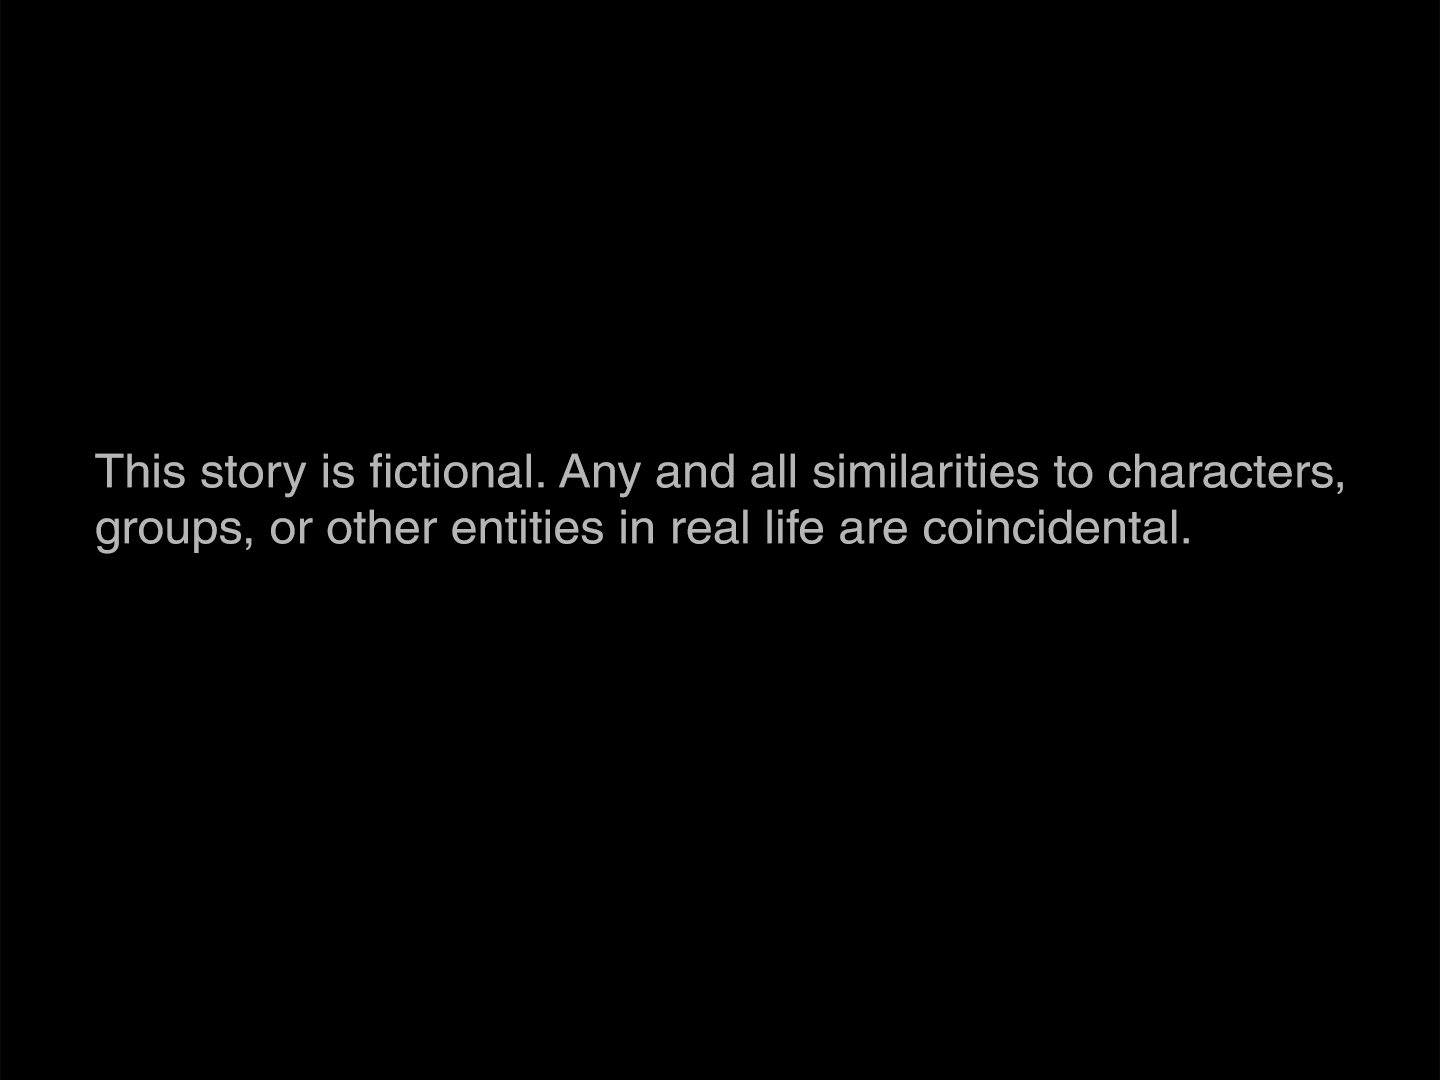
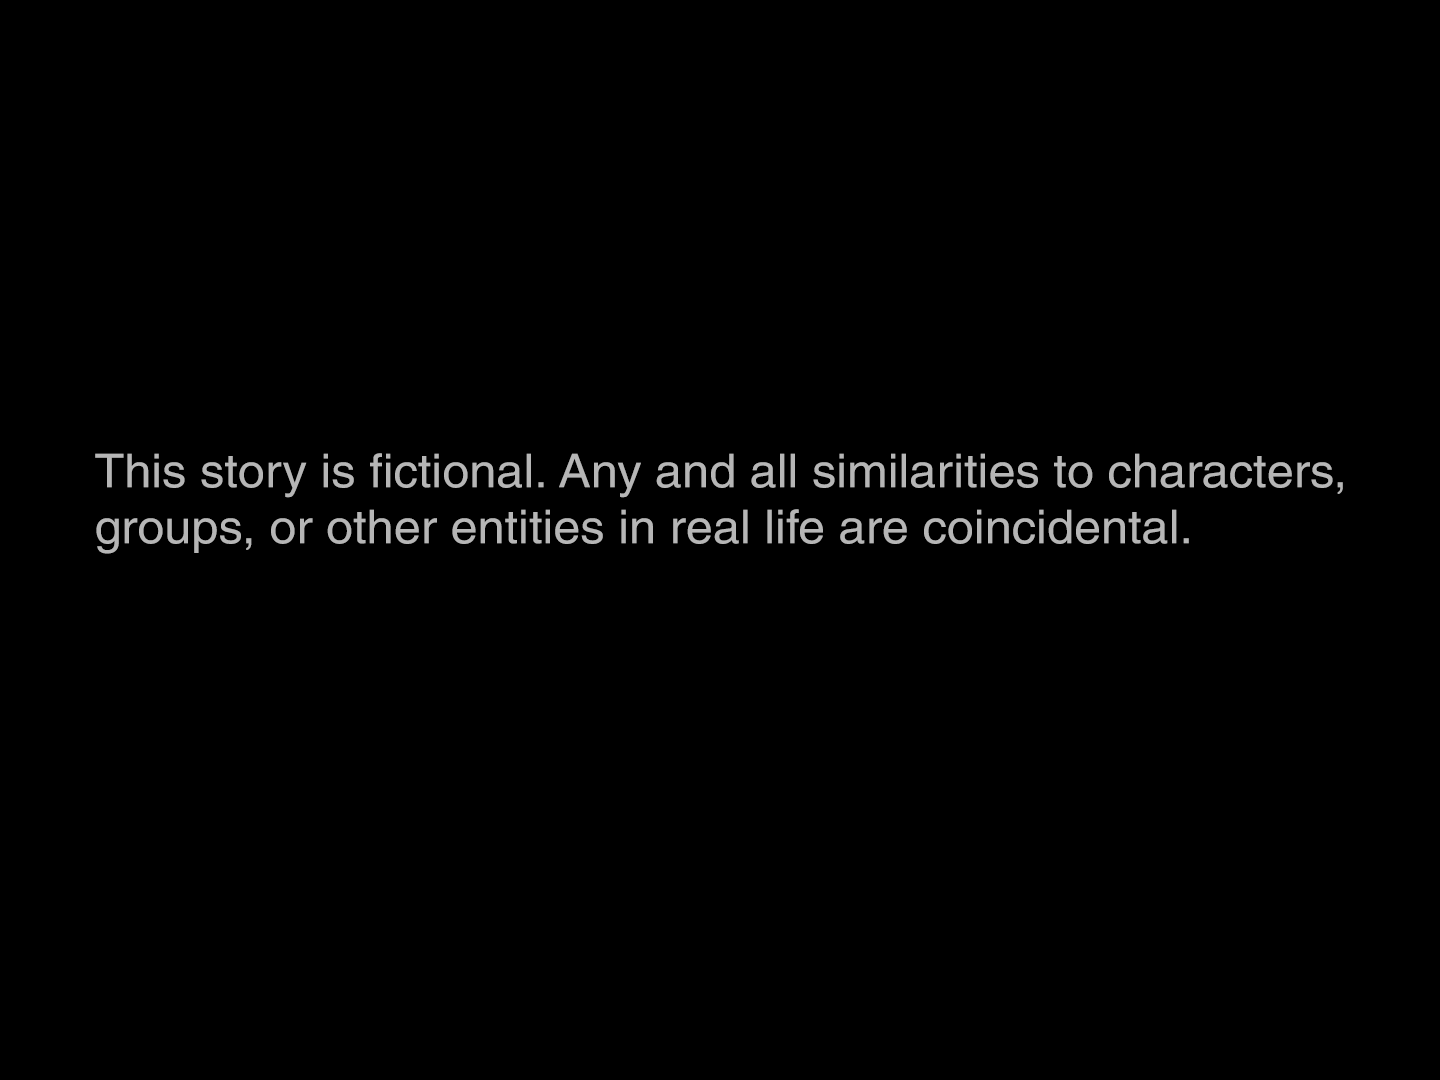
The second w=1440, h=1080 image is a revision of the first. Changes to its layers:
painted on "Layer 1" over [0, 0, 1440, 1080]
removed layer "Background" over [0, 0, 1440, 1080]